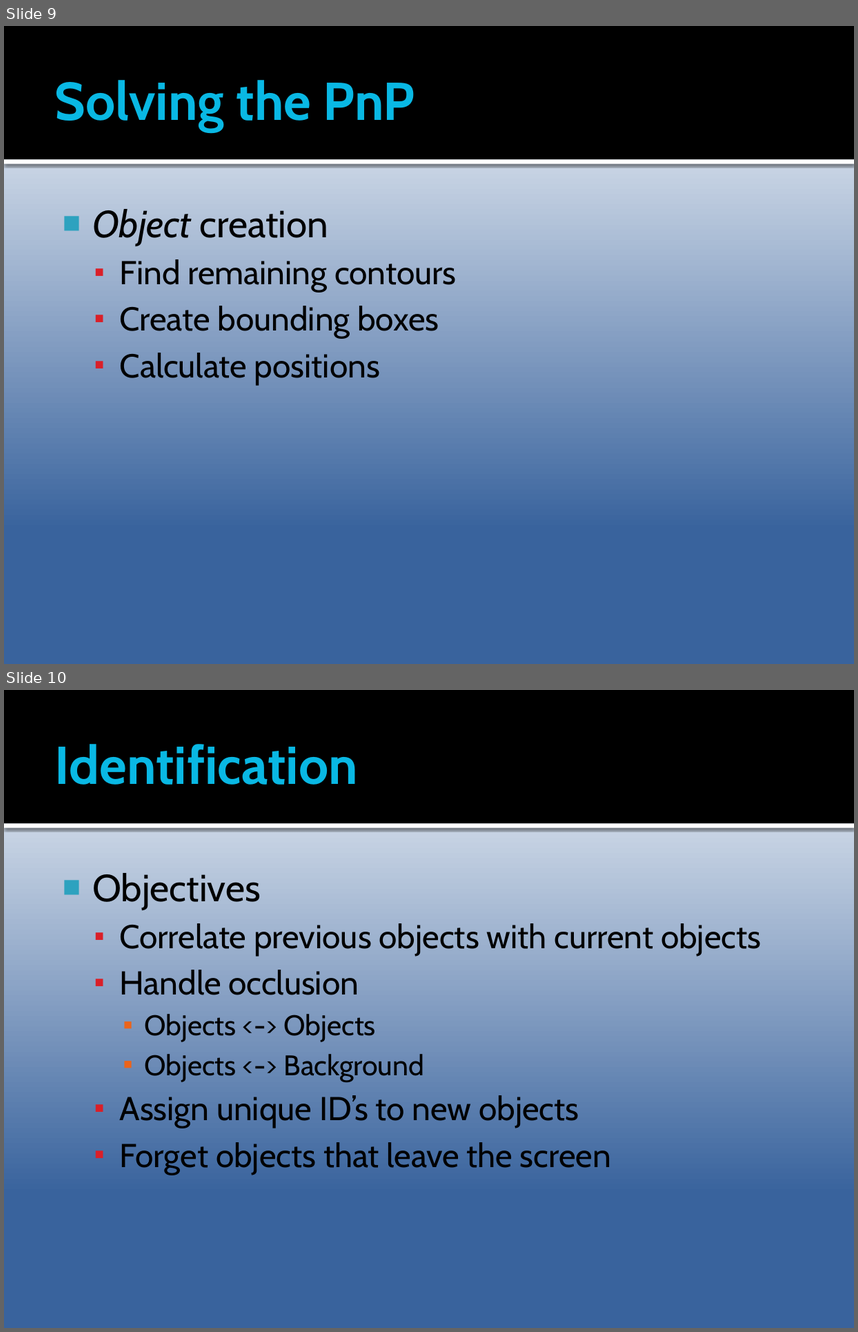
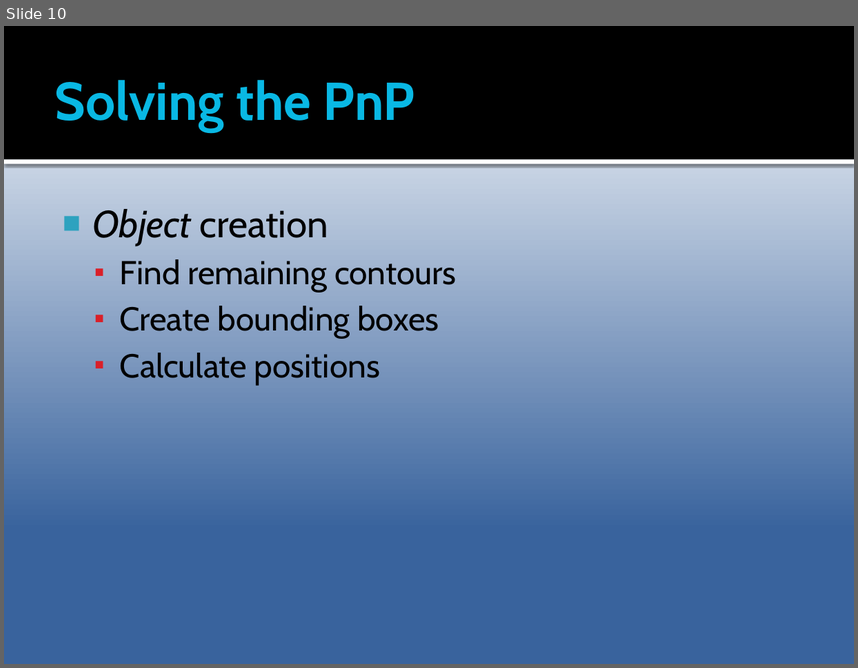
Before and after one commit to Epipolarna/Tracking, a slide deck: 3D Reconstruction/Documentation/TSBB15prez.pptx. Shown one above the other, each under a label of ours: slides 9 and 10 before the commit, slide 10 after it. The pictures are 858x1332 and 858x668 pixels, drawn with LibreOffice and Linux fonts; fonts in the diff are those of the drawing. Boxes give left, top, right and bottom in pixels: in the first picture for what was removed or moved away, otherwise in the second. Text is boxed around its words. In the diff, an @@ line names an element or a change of style, - is before the commit and + after.

```diff
--- a/3D Reconstruction/Documentation/TSBB15prez.pptx
+++ b/3D Reconstruction/Documentation/TSBB15prez.pptx
@@ slide 10 removed at [4,690,854,1328], background gradient #FFFFFF to #39639D; not listed: 2 template elements that a slide beside it also shows @@
@@ title removed at [55,744,358,785] @@
-Identification
@@ text removed at [92,873,761,1174] @@
-■ Objectives
-  ▪ Correlate previous objects with current objects
-  ▪ Handle occlusion
-    ▪ Objects <-> Objects
-    ▪ Objects <-> Background
-  ▪ Assign unique ID’s to new objects
-  ▪ Forget objects that leave the screen
@@ what was slide 9 is now slide 10 @@
```
Also in this commit, not shown: 2 slides changed, 5 slides added, 10 other slides removed.
